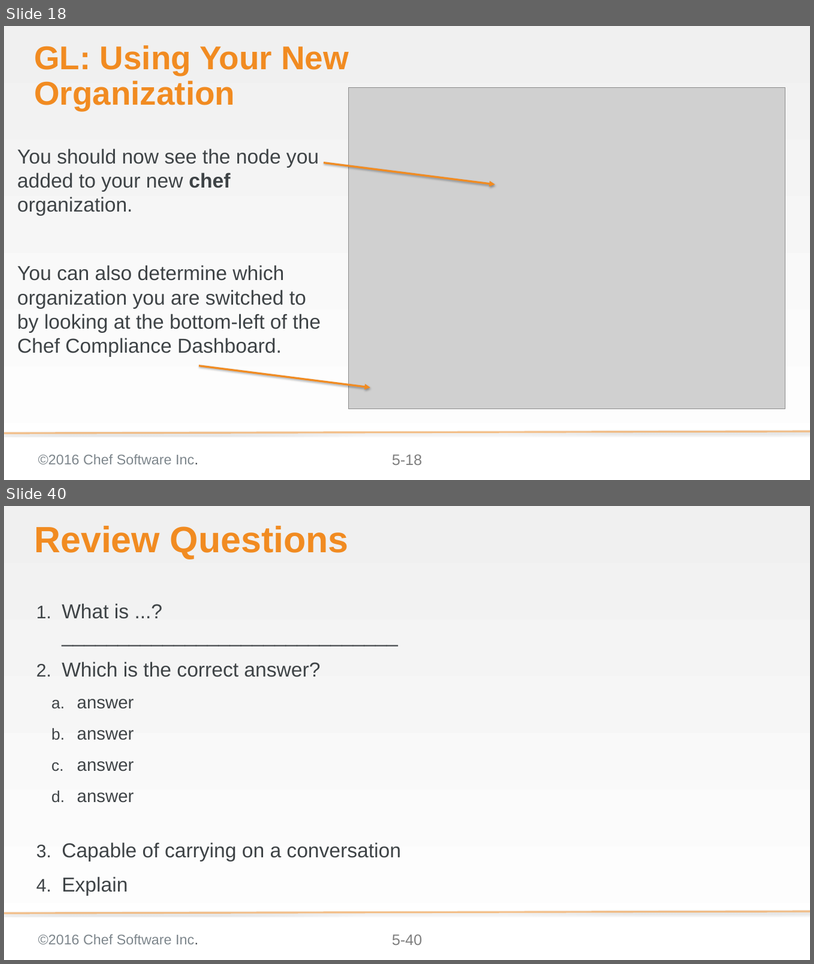
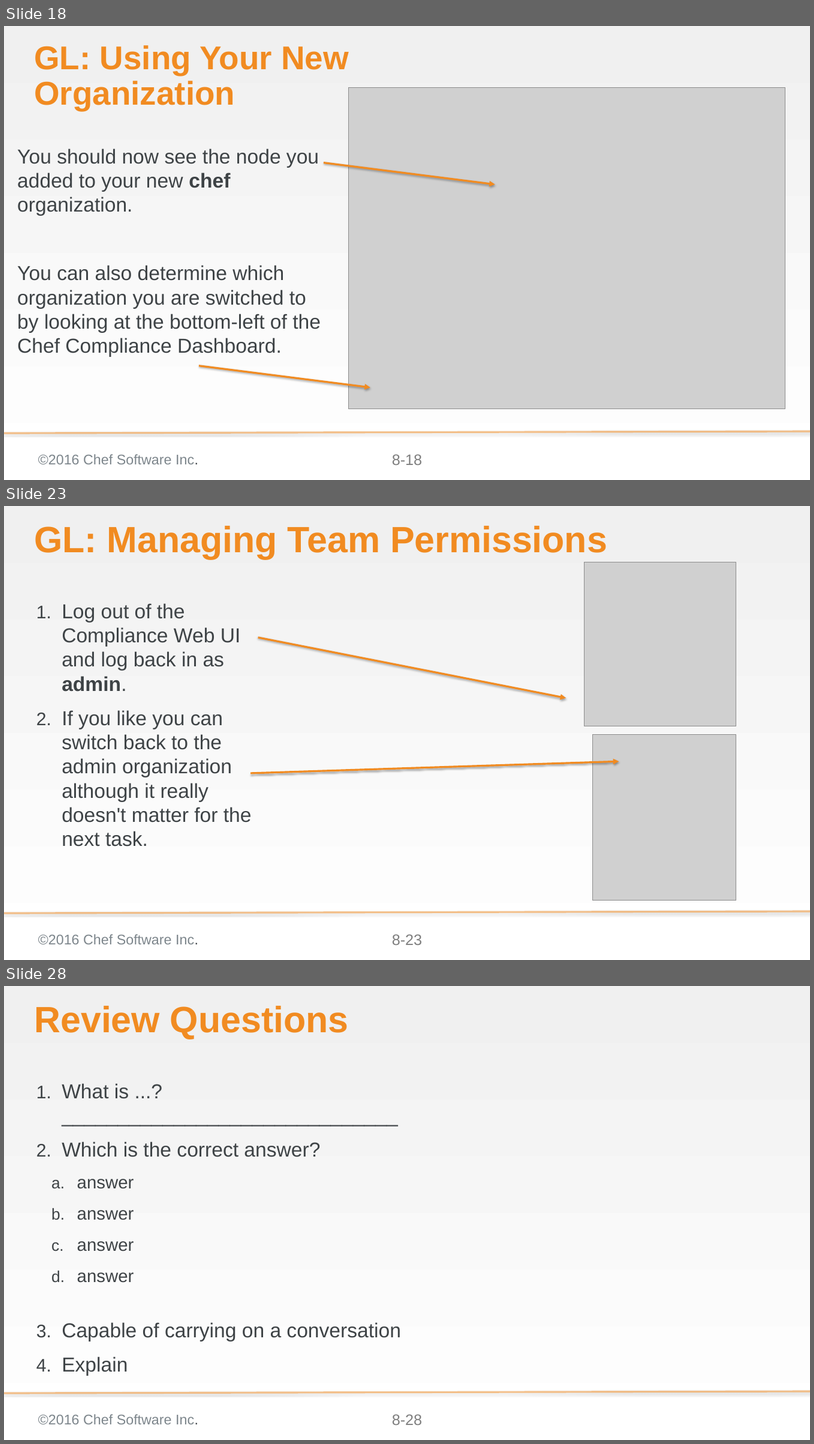
Before and after one commit to bchamby/chef-compliance-installation-configuration-operation, a slide deck: 08-permissions-orgs.pptx. Shown one above the other, each under a label of ours: slides 18 and 40 before the commit, slides 18, 23 and 28 after it; the slides between them are not shown. The pictures are 814x964 and 814x1444 pixels, drawn with LibreOffice and Linux fonts; fonts in the diff are those of the drawing; grey boxes stand for pictures; background and template pictures are left out. Boxes give left, top, right and bottom in pixels: in the first picture for what was removed or moved away, otherwise in the second. Text is boxed around its words. In the diff, an @@ line names an element or a change of style, - is before the commit and + after.

Commit message:
Finished 08-permissions-orgs.pptx labs still need to write quiz

```diff
--- a/08-permissions-orgs.pptx
+++ b/08-permissions-orgs.pptx
@@ slide 23 added at [4,506,810,960], background gradient #F0F0F0 to #FFFFFF; not listed: 3 template elements that a slide beside it also shows @@
@@ title added at [34,526,608,559], 58 pt, text #F18B21, bold @@
+GL: Managing Team Permissions
@@ picture added at [585,562,736,726] @@
@@ text added at [62,603,252,846], 32 pt, text #3E4346 @@
+1. Log out of the Compliance Web UI and log back in as admin.
+2. If you like you can switch back to the admin organization although it really doesn't matter for the next task.
@@ arrow added from (258, 637) to (566, 698), #F18B21 3 pt @@
@@ picture added at [593,734,737,900] @@
@@ arrow added from (251, 773) to (619, 761), #F18B21 3 pt @@
@@ page number at [392,454,422,465]: text changed @@
-5-18
+8-18
@@ what was slide 40 is now slide 28 @@
@@ page number at [392,1414,422,1425]: text changed @@
-5-40
+8-28
```
Also in this commit, not shown: 9 slides changed, 5 other slides added, 18 slides removed.
